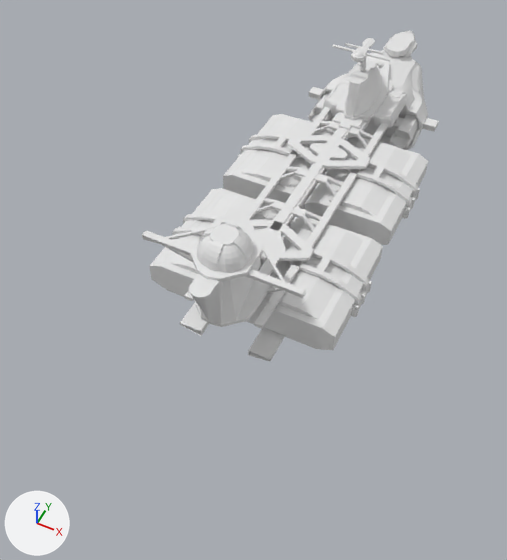
Before and after pictures for a commit that changed the Blender file Blender/Mechanical Animation/Ships/Cargo Capital 2.blend.
Both versions are drawn from a 50 mm camera at (4.58, -7.98, 14.21) aimed at (-0.3, 1.79, 2.0). Lighting does not change. The marker at lower left points along +X, +Y and +Z.
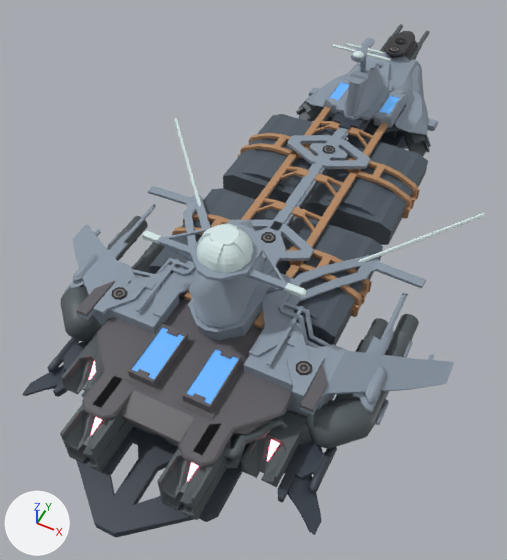
Boxes [x1, y1, x2, y2] around the edits, measured in the pictures (507 x 560 px):
'Cube', reshaped (56% wider, 55% taller)
    before: [142, 30, 439, 361]
    after: [22, 24, 485, 537]
'Sphere', reshaped, modifiers changed (410% wider, 576% taller)
    before: [197, 224, 254, 273]
    after: [111, 38, 406, 375]
part 1 of me_sphere_001, added
    after: [323, 145, 335, 154]
part 2 of me_sphere_001, added
    after: [389, 46, 400, 52]
part 3 of me_sphere_001, added
    after: [395, 38, 406, 44]
part 4 of me_sphere_001, added
    after: [261, 232, 275, 243]
part 5 of me_sphere_001, added
    after: [111, 287, 127, 300]
part 6 of me_sphere_001, added
    after: [296, 361, 312, 375]
part 7 of me_sphere_001, added
    after: [204, 224, 254, 273]
part 8 of me_sphere_001, recoloured
    before: [197, 224, 254, 273]
    after: [197, 230, 224, 270]
part 9 of me_cube_003, built on
    before: [190, 257, 261, 327]
    after: [22, 118, 485, 537]
part 10 of me_cube_003, built on
    before: [308, 51, 439, 150]
    after: [296, 24, 438, 156]
part 11 of me_cube_003, shading changed
    both: [189, 220, 254, 297]
part 12 of me_cube_003, recoloured (white to grey)
    both: [157, 38, 428, 320]
part 13 of me_cube_003, recoloured
    both: [149, 114, 428, 347]
part 14 of me_cube_003, recoloured
    both: [172, 106, 420, 329]
part 15 of me_cube_003, recoloured
    before: [180, 112, 399, 361]
    after: [323, 112, 403, 147]
part 16 of me_cube_003, recoloured (white to grey)
    both: [383, 31, 417, 58]
part 17 of me_cube_003, recoloured
    both: [142, 43, 390, 298]
part 18 of me_cube_003, recoloured (white to blue)
    both: [330, 82, 399, 115]

Edits to the bpy script that builds the scene:
```text
Add mat_railing:
    mat_railing = principled_material('Railing')
    mat_railing.base_color = (0.461, 0.248, 0.122)  # orange #b58862
Add mat_core_struckture:
    mat_core_struckture = principled_material('Core Struckture')
    mat_core_struckture.base_color = (0.0369, 0.0497, 0.0685)  # dark blue #363f4a
Add mat_wing:
    mat_wing = principled_material('Wing')
    mat_wing.base_color = (0.258, 0.314, 0.381)  # blue #8b98a6
Add mat_container:
    mat_container = principled_material('Container')
    mat_container.base_color = (0.0719, 0.0947, 0.119)  # dark blue #4c5761
Add mat_nose_cone:
    mat_nose_cone = principled_material('Nose Cone')
    mat_nose_cone.base_color = (0.0395, 0.0382, 0.0437)  # black #38373b
Add mat_sensors:
    mat_sensors = principled_material('Sensors')
    mat_sensors.base_color = (0.688, 0.823, 0.823)  # white #d8eaea
Change me_sphere_001:
    used by ob_sphere; location = (0.0, 0.0, 4.71); rotation_euler = (1.571, 0.0, 0.0), in degrees (90, 0, 0)
    remove me_sphere_001.from_pydata(...)  # 78 vertices, 64 faces; spans x -0.527..0.0, y 0.004..0.479, z 0.0..0.527
    add me_sphere_001.from_pydata(...)  # 704 vertices, 649 faces; spans x -2.209..2.219, y -1.383..0.479, z -10.902..0.996
    me_sphere_001 part 1: a new loose piece of 88 vertices spanning x -0.16..0.164, y -1.3..-1.273, z -5.494..-5.17
    me_sphere_001 part 2: a new loose piece of 87 vertices spanning x -0.16..0.164, y -1.075..-1.047, z -10.309..-9.985
    me_sphere_001 part 3: a new loose piece of 64 vertices spanning x -0.16..0.164, y -1.124..-1.096, z -10.902..-10.578
    me_sphere_001 part 4: a new loose piece of 64 vertices spanning x -0.16..0.164, y -1.3..-1.273, z -2.065..-1.741
    me_sphere_001 part 5: a new loose piece of 64 vertices spanning x -2.209..-1.885, y -1.383..-1.356, z 0.672..0.996
    me_sphere_001 part 6: a new loose piece of 64 vertices spanning x 1.895..2.219, y -1.383..-1.356, z 0.672..0.996
    me_sphere_001 part 7: 195 vertices added at x -0.518..0.527, y 0.004..0.479, z -0.527..0.519
    me_sphere_001 part 8: 64 faces spanning x -0.527..0.0, y 0.004..0.479, z 0.0..0.527 switch from no material to mat_sensors (white #d8eaea)
    add me_sphere_001.materials.append(mat_gun_base)  # black #191819
    add me_sphere_001.materials.append(mat_gun_base_2)  # grey #716d6e
Change me_cube_003:
    remove me_cube_003.from_pydata(...)  # 1519 vertices, 1378 faces; spans x -2.33..0.0, y -1.15..11.8, z -2.46..0.99
    add me_cube_003.from_pydata(...)  # 3898 vertices, 3513 faces; spans x -4.53..0.0, y -4.68..12.24, z -2.73..0.99
    me_cube_003 part 9: 7 vertices moved from x -0.62..0.0, y -0.69..1.39, z -1.01..-0.93 to x -0.64..0.0, y -0.92..1.39, z -2.3..-0.93; 5 vertices removed from x -0.43..0.0, y -0.73..1.3, z -1.01..-0.93; 2218 vertices added at x -4.53..0.0, y -4.68..4.75, z -2.73..-0.83
    me_cube_003 part 10: 33 vertices moved from x -1.89..0.0, y 7.87..11.74, z -2.41..-0.71 to x -1.83..0.0, y 7.9..11.73, z -2.41..-0.71; 70 vertices removed from x -1.56..-0.72, y 7.47..8.8, z -2.38..-1.37; 236 vertices added at x -1.99..0.0, y 7.48..12.24, z -2.39..-1.0
    me_cube_003 part 11: 4 kept faces spanning x -0.58..0.0, y -1.15..11.1, z -1.66..0.31 are now shaded smooth
    me_cube_003 part 12: 404 faces spanning x -1.83..0.0, y -1.15..11.3, z -2.46..0.93 switch from no material to mat_wing (blue #8b98a6)
    me_cube_003 part 13: 100 faces spanning x -2.2..-0.03, y 0.46..6.76, z -2.07..-1.24 switch from no material to mat_container (dark blue #4c5761)
    me_cube_003 part 14: 618 faces spanning x -2.33..0.0, y -0.21..8.23, z -2.17..-0.94 switch from no material to mat_railing (orange #b58962)
    me_cube_003 part 15: 45 faces spanning x -1.09..0.0, y -0.21..8.89, z -2.3..-0.89 switch from no material to mat_core_struckture (dark blue #363f4a)
    me_cube_003 part 16: 71 faces spanning x -0.41..0.0, y 9.91..11.8, z -1.33..-0.71 switch from no material to mat_nose_cone (black #38373b)
    me_cube_003 part 17: 37 faces spanning x -1.72..0.0, y -0.25..7.26, z 0.2..0.99 switch from no material to mat_sensors (white #d8eaea)
    me_cube_003 part 18: 1 face spanning x -0.84..-0.57, y 7.37..8.26, z -0.92 switches from no material to mat_exhaust (blue #5686e7)
    add me_cube_003.materials.append(mat_engine)  # dark grey #515a5e
    add me_cube_003.materials.append(mat_deck)  # dark grey #5c5a5f
    add me_cube_003.materials.append(mat_exhaust)  # blue #5686e7
    add me_cube_003.materials.append(mat_engine_interior_glow)  # red #ff7783
Change ob_sphere:
    remove _m = ob_sphere.modifiers.new('Mirror', 'MIRROR')
    remove _m.use_axis = (True, False, True)
    remove _m.use_clip = True
```
